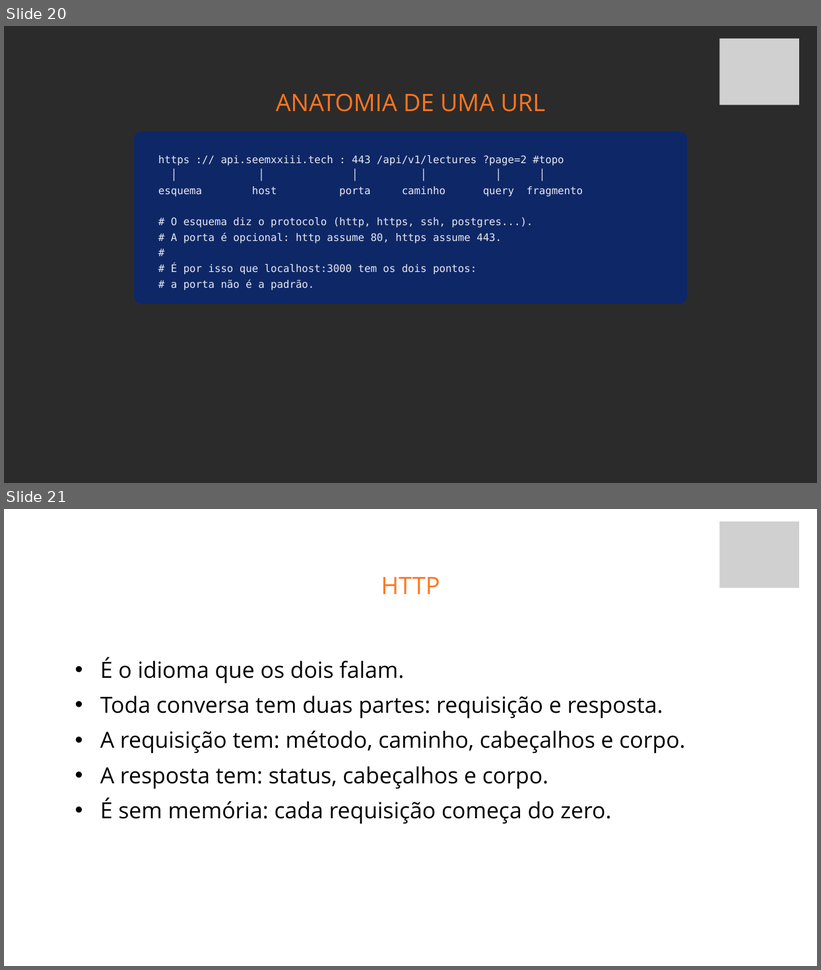
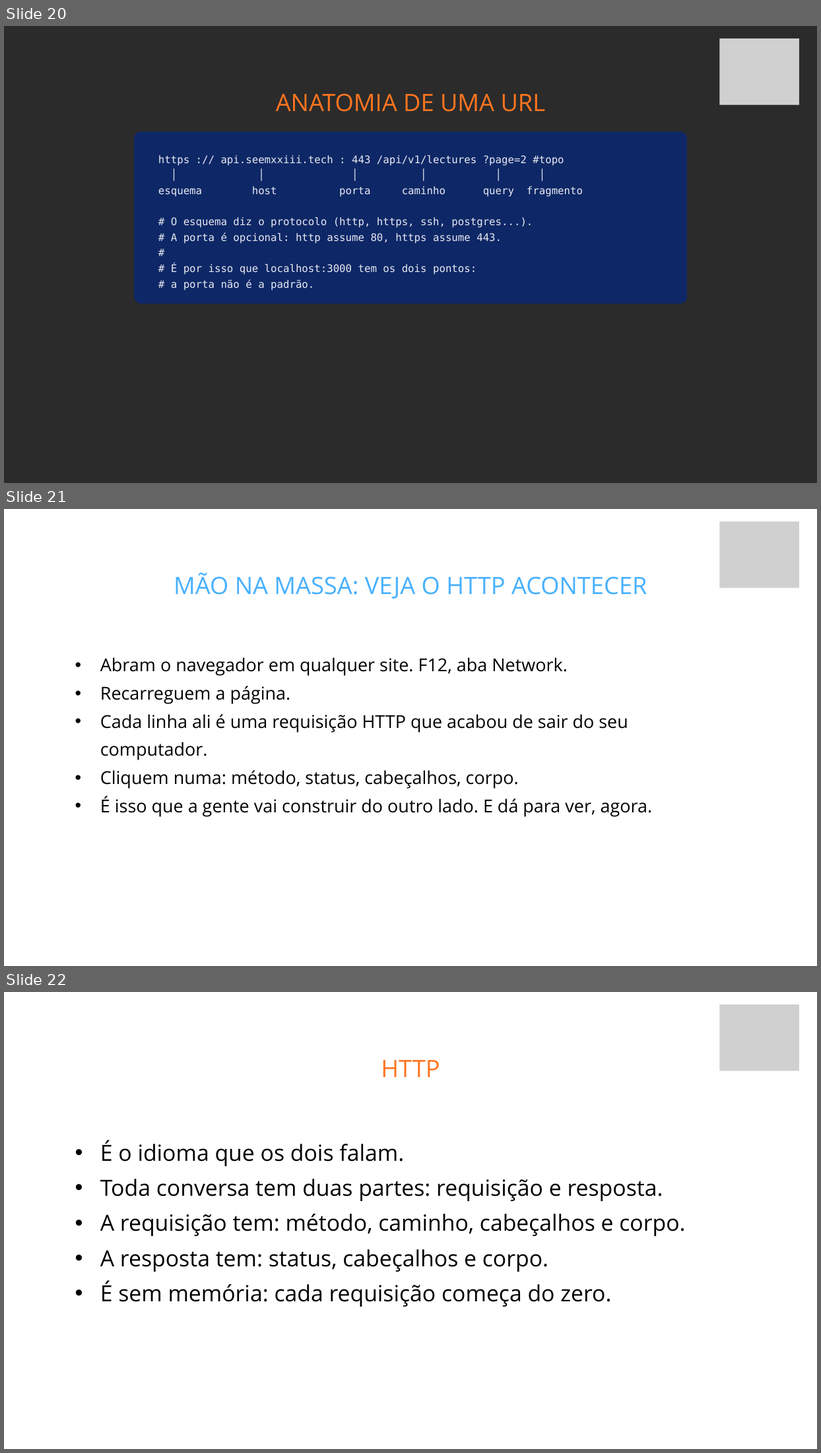
Before and after one commit to fabriciosiqueira08/capacitacao-gabarito, a slide deck: slides/build/aula-01-fundamentos-de-back-end.pptx. Shown one above the other, each under a label of ours: slides 20 and 21 before the commit, slides 20, 21 and 22 after it. The pictures are 821x970 and 821x1453 pixels, drawn with LibreOffice and Linux fonts; fonts in the diff are those of the drawing; grey boxes stand for pictures; background and template pictures are left out; a plain dark background stands for a picture behind light text. Boxes give left, top, right and bottom in pixels: in the first picture for what was removed or moved away, otherwise in the second. Text is boxed around its words. In the diff, an @@ line names an element or a change of style, - is before the commit and + after.

Commit message:
Fecha a última lacuna de prática, e quebra o silêncio da Aula 1
Validação final do fluxo completo, com execução onde dava para executar.

## A rota de login, no localhost

Subi o gabarito e testei. POST /api/v1/sessions devolve 200, o corpo com
message e o user serializado (sem digest nenhum), e o token no CABEÇALHO
authorization, não no corpo, que é como o material descreve. GET /me com esse
token devolve 200. Funciona como planejado.

## A única lacuna de prática que existia

Cruzei cada seção ensinada com as práticas. Tudo tinha prática, menos o
DUMMY_PASSWORD_DIGEST, a defesa contra ataque de temporização: era ensinado na
Aula 2, referenciado na Aula 3, e nunca exercitado.

Antes de escrever a prática, medi. Login com e-mail que existe e com e-mail que
não existe, cinco vezes cada:

  existe: 0.1726s  |  nao existe: 0.1733s
  existe: 0.1769s  |  nao existe: 0.1784s
  existe: 0.1756s  |  nao existe: 0.1755s

Diferença abaixo de 1 ms. A defesa funciona, então virou o Avançado 2 da
Prática 4 da Aula 3, com esses números na apostila. Um conceito abstrato que o
aluno passa a medir com um for e um curl.

## O silêncio da Aula 1

A Aula 1 tinha 30 slides sem nenhuma prática: quase uma hora de fala antes do
primeiro comando, e era o pior ponto de dinamismo do curso.

Acrescentei um momento de dois minutos que não precisa de setup nenhum: abrir o
F12 na aba Network e recarregar a página. Cada linha ali é uma requisição HTTP
que acabou de sair do computador deles.

Isso muda a ordem do aprendizado: eles chegam na teoria de HTTP já tendo VISTO
requisição acontecer, e método, status e cabeçalho deixam de ser vocabulário
abstrato para virar nome de coisa que estava na tela. O trecho sem mão na massa
caiu de 30 para 21 slides.

## Os números da validação

47% do tempo declarado é mão na massa: 532 de 1113 minutos. Todos os slides de
prática apontam a prática correspondente da apostila. A seção de Ruby tem 544
linhas em 17 subseções, 32 blocos de exemplo e 6 tabelas comparando com Python,
mais o ruby-para-pythonistas com 559 linhas e o glossário com 90 verbetes.

```diff
--- a/slides/build/aula-01-fundamentos-de-back-end.pptx
+++ b/slides/build/aula-01-fundamentos-de-back-end.pptx
@@ slide 21 added at (4, 509, 817, 966), background picture (left out) @@
@@ picture added at (719, 522, 799, 588) @@
@@ text added at (174, 572, 648, 599), 42.4 pt, text #48B1FF @@
+MÃO NA MASSA: VEJA O HTTP ACONTECER
@@ text added at (100, 657, 653, 817), 31.6 pt, text #000000 @@
+  • Abram o navegador em qualquer site. F12, aba Network.
+  • Recarreguem a página.
+  • Cada linha ali é uma requisição HTTP que acabou de sair do seu computador.
+  • Cliquem numa: método, status, cabeçalhos, corpo.
+  • É isso que a gente vai construir do outro lado. E dá para ver, agora.
@@ what was slide 21 is now slide 22 @@
```
Also in this commit, not shown: 29 other files.
